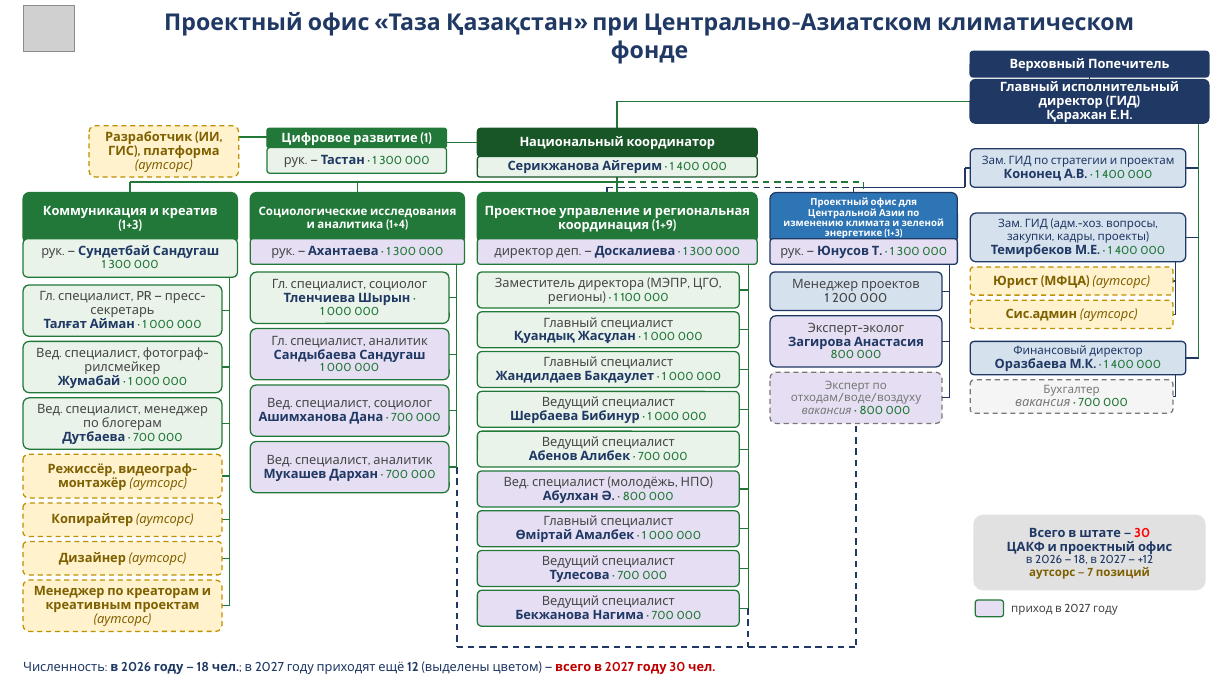
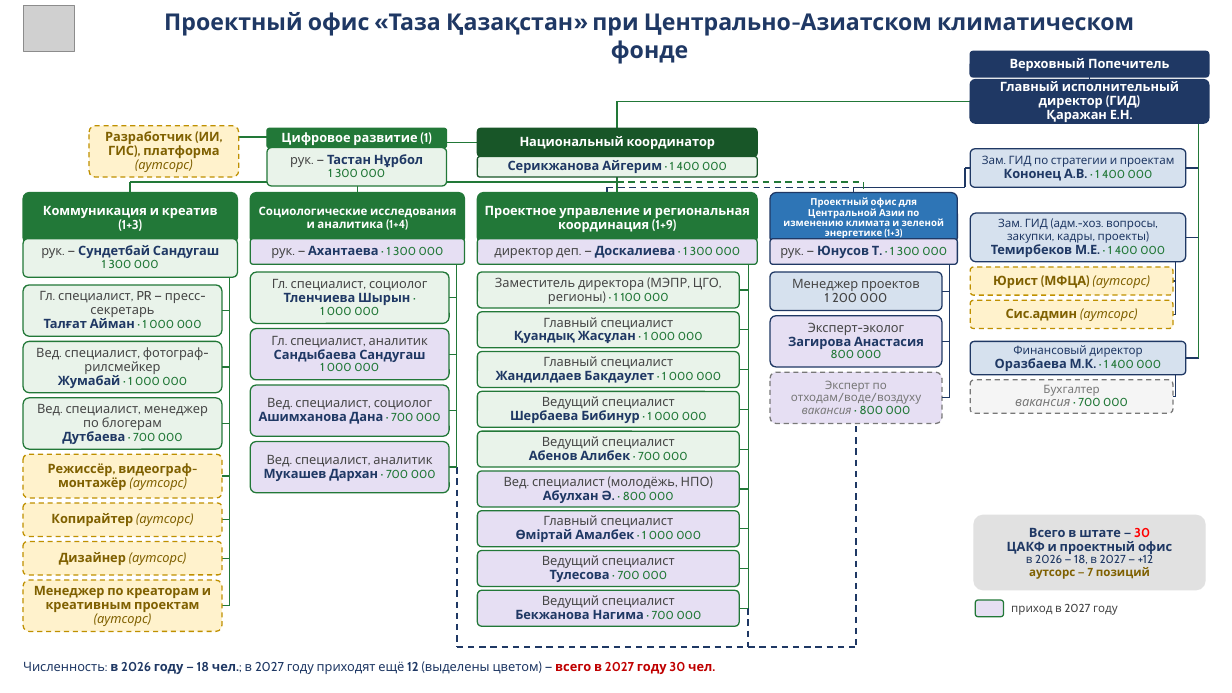
Before and after one commit to murat01042014/obsidian-vault, a slide deck: slide 1 of TAZA/_документы/Структура ЦАКФ и проектного офиса ТК.pptx. Drawn at 1232x693 pixels with LibreOffice and Linux fonts; fonts in the diff are those of the drawing; grey boxes stand for pictures. Boxes give left, top, right and bottom in pixels: in the first picture for what was removed or moved away, otherwise in the second. Text is boxed around its words. In the diff, an @@ line names an element or a change of style, - is before the commit and + after.

```diff
--- a/TAZA/_документы/Структура ЦАКФ и проектного офиса ТК.pptx
+++ b/TAZA/_документы/Структура ЦАКФ и проектного офиса ТК.pptx
@@ rounded rectangle "рук. — Тастан Нұрбол 1 ..." resized from (x1=267, y1=148, x2=446, y2=174) to (x1=267, y1=148, x2=446, y2=187) @@
@@ text in rounded rectangle at (x1=290, y1=154, x2=423, y2=177): text changed; text colour #227838 to #1F3864 @@
-рук. — Тастан · 1 300 000
+рук. — Тастан Нұрбол
+1 300 000
```
Also in this commit, not shown: 4 other files.
